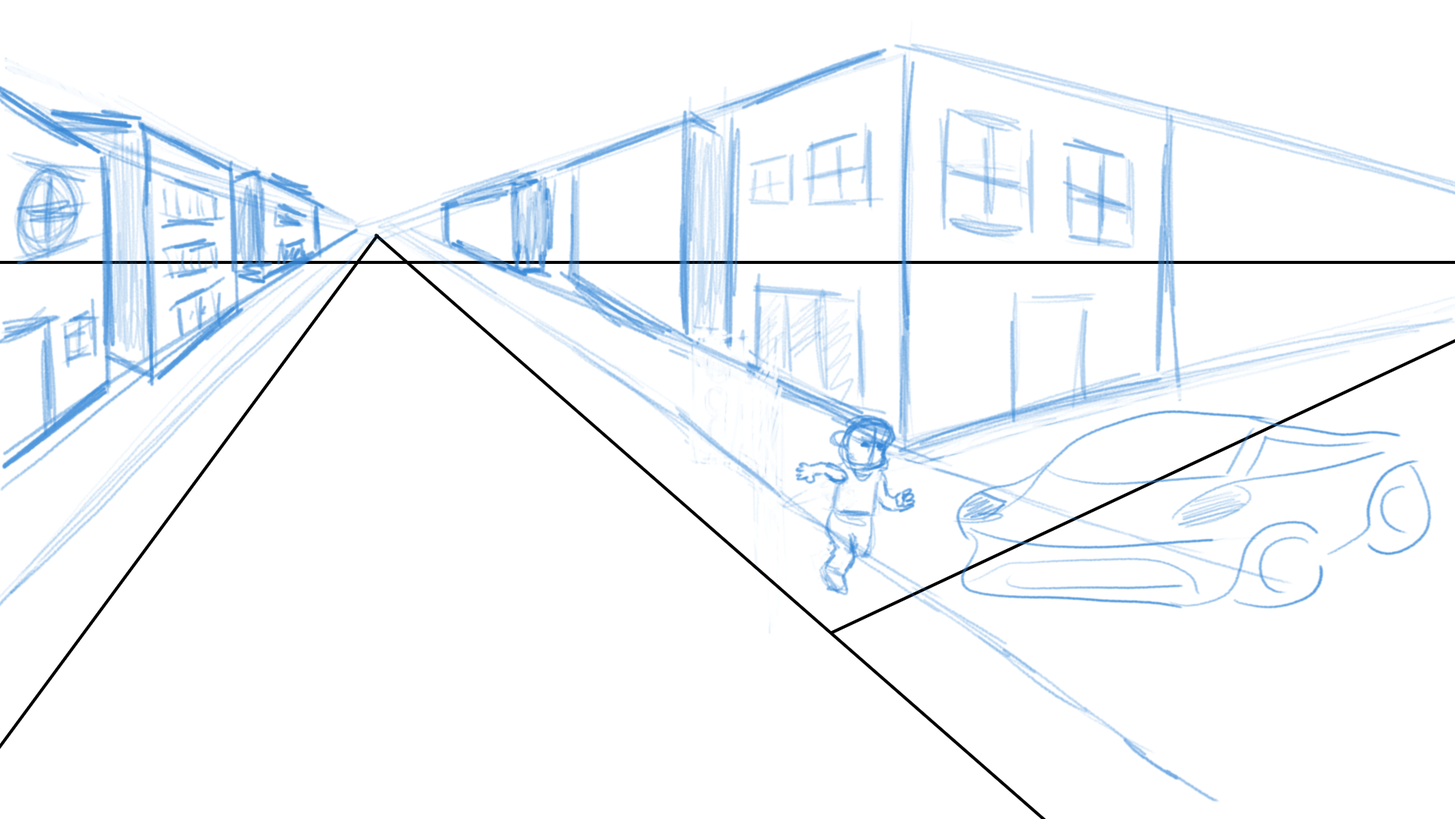
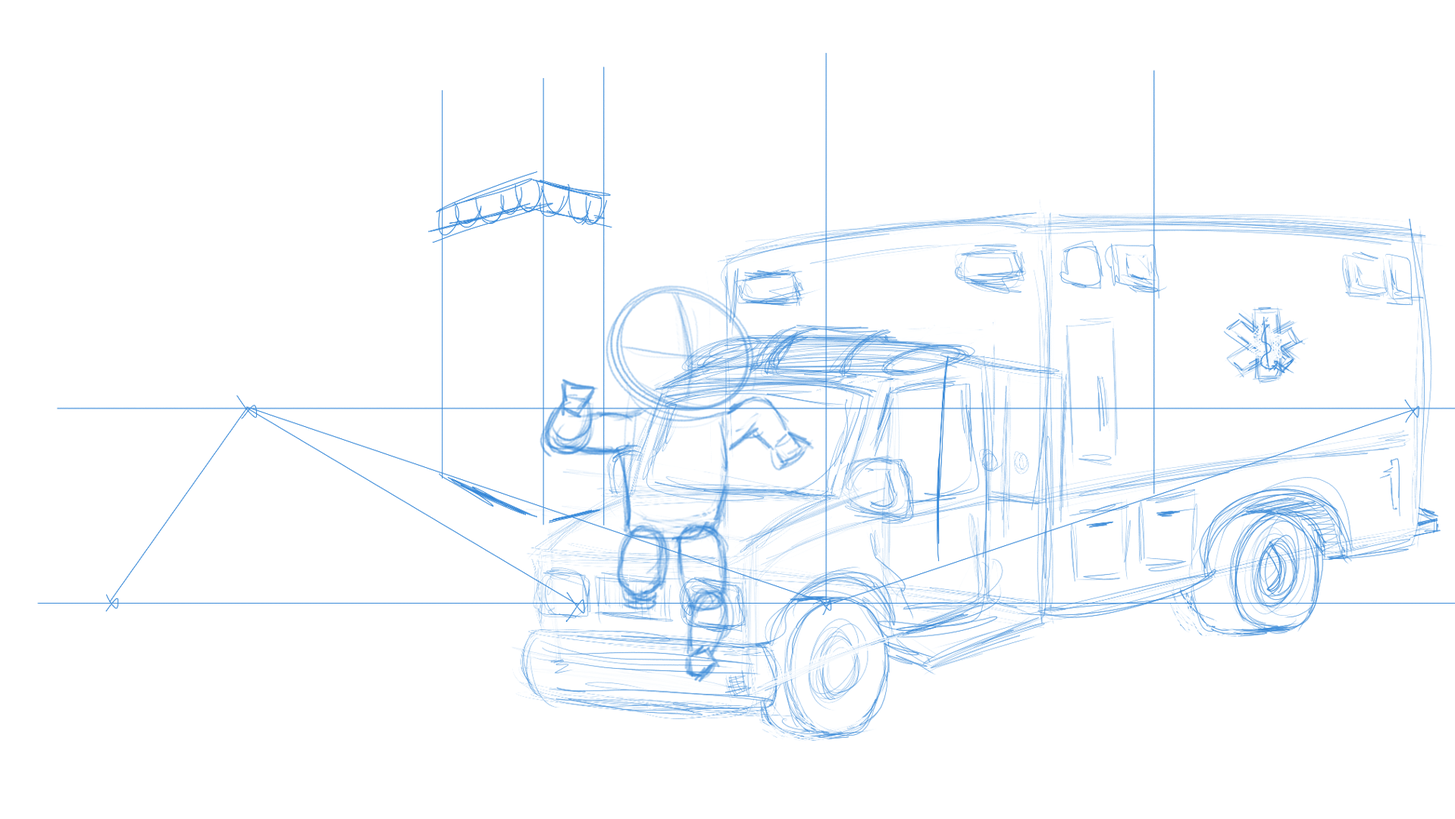
Layers edited between the first and the second 1455 × 819 image:
added group "Helpers v2" with 4 layers above "Helpers v1" over <box>0,48,1455,777</box>
added layer "Sketch Car" in group "Helpers v2" over <box>485,194,1455,777</box>
added layer "Sketch Buildsings" in group "Helpers v2" over <box>0,48,1455,631</box>
added layer "Sketch Wireframe Shing" in group "Helpers v2" over <box>533,242,825,728</box>
hid group "Helpers v1" (3 layers) over <box>0,20,1455,819</box>
painted on "Sketch" over <box>679,388,1455,631</box>
painted on "Construction" over <box>0,20,1455,819</box>
painted on "Perspective Lines" over <box>0,194,1455,819</box>
